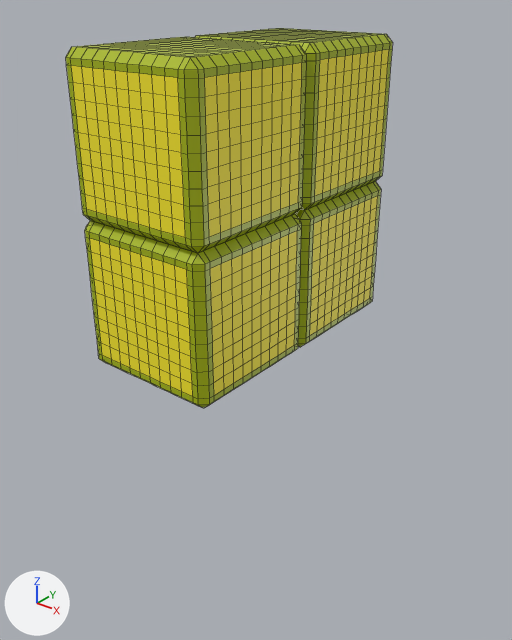
The Blender file objects/fig2_color.blend: old version first, new version second.
Camera for both pictures: a 50 mm lens placed at (5.94, -6.17, 3.73), pointed at (0.63, 0.45, -0.41). The axes (+X, +Y, +Z) are drawn at lower left. The lights are the same throughout. Mesh edges are drawn as thin lines.
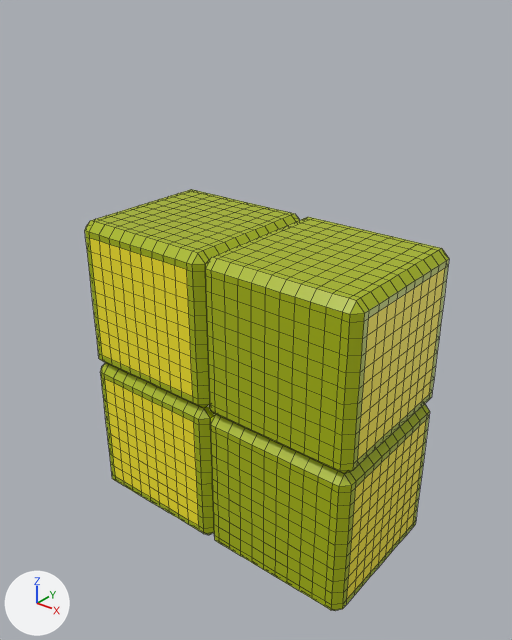
Location of each change, [x1, y1, x2, y2] in pixels of the pictures (512 x 640 px):
'Cube.001', moved: before [66, 37, 306, 253]; after [100, 363, 216, 535]
'Cube.002', moved: before [295, 181, 381, 347]; after [205, 217, 449, 474]
'Cube.003', moved: before [195, 28, 393, 210]; after [210, 404, 430, 611]

What the commit changed:
Object 'Cube.001' (ob_cube_001) moves from (0.0, 0.0, 2.0) to (0.0, 0.0, -2.0).
Object 'Cube.002' (ob_cube_002) moves from (0.0, 2.0, 0.0) to (2.0, 0.0, 0.0).
Object 'Cube.003' (ob_cube_003) moves from (0.0, 2.0, 2.0) to (2.0, 0.0, -2.0).
